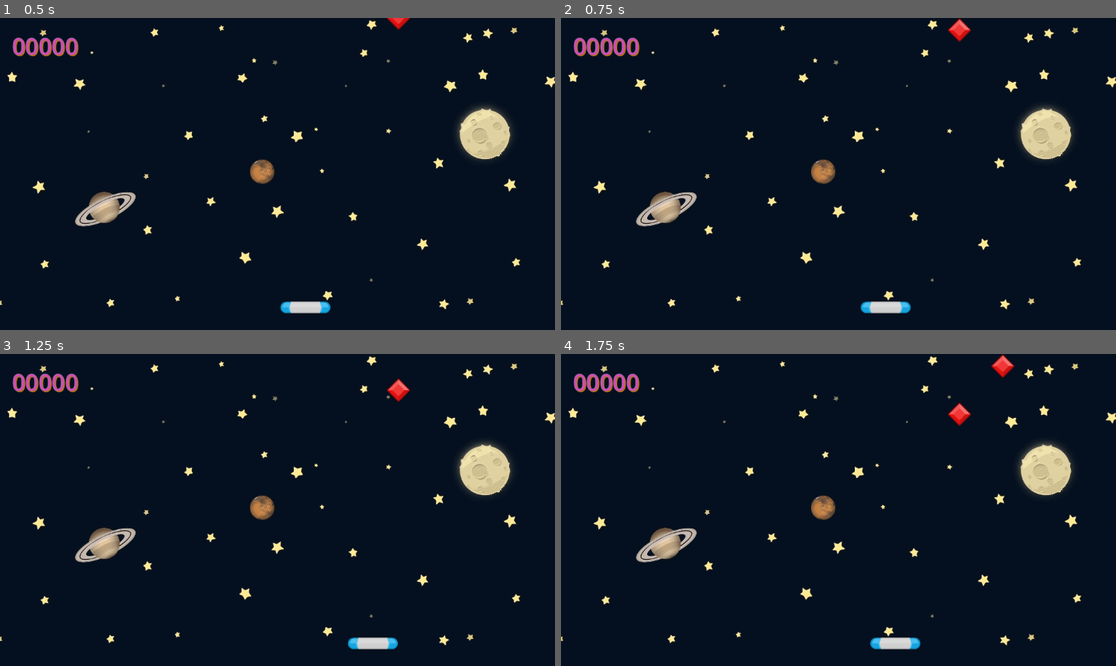
Above: before the commit, frames 1-4 (two rows, left to right).
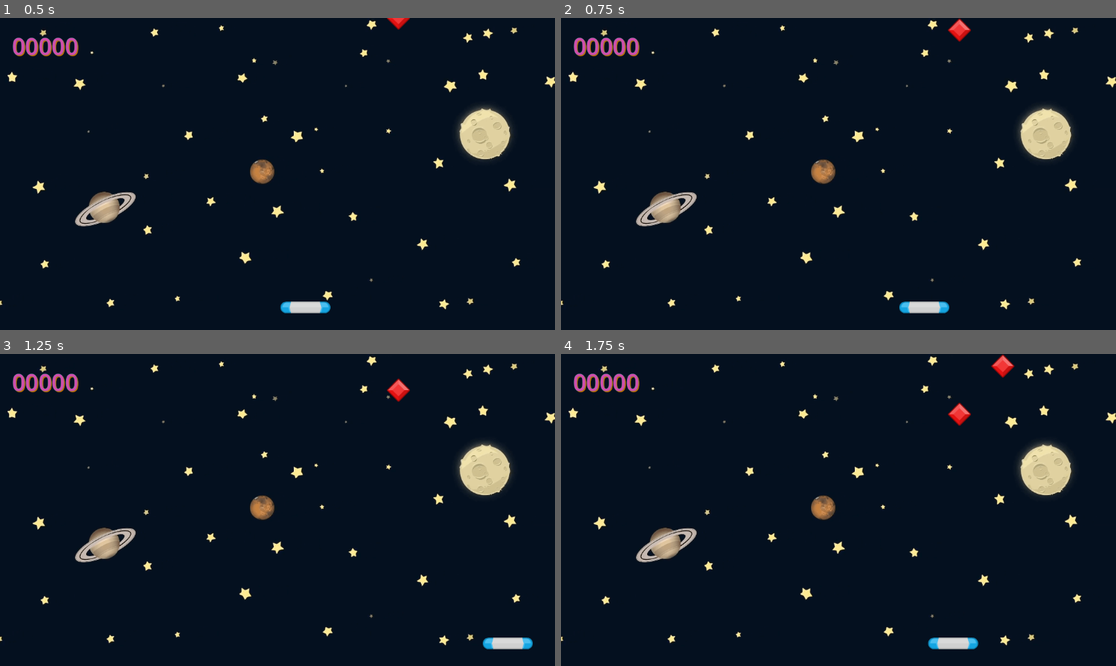
Above: after the commit, the same moments.

Repository: Babrakov/gem-catcher
Game: Godot game, scene res://scenes/game.tscn
The game is run twice, just before and just after one commit, with the same random seed, the same clock (stepped at 60 frames per second) and the same inputs.
Inputs:
- Up to frame 1 (0.5 s): no input
- Up to frame 2 (0.75 s): tap Enter at 0.5 s; hold Right (right) from 0.53 s (still down)
- Up to frame 3 (1.25 s): keep holding Right (right)
- Up to frame 4 (1.75 s): release Right (right) at 1.28 s; hold Left (left) from 1.28 s (still down)

Frame 1 is identical in both runs. In frame 2, 0.6% of the frame differs, in the area x 53-70%, y 90-95%; in frame 3, 0.7%; in frame 4, 0.7%, in the area x 55-76%, y 90-95%.

Commit message:
Game Over

Diff:
--- a/scenes/game.gd
+++ b/scenes/game.gd
@@ -2,6 +2,8 @@
 
 @export var gem_scene: PackedScene
 @onready var label: Label = $Label
+@onready var timer: Timer = $Timer
+@onready var game_over_label: Label = $GameOverLabel
 
 var _score: int = 0
 
@@ -23,8 +25,15 @@
 	new_scene.position = Vector2(xpos,-50)
 	add_child(new_scene)
 
+func stop_all() -> void:
+	timer.stop()
+	for child in get_children():
+		child.set_process(false)
+	game_over_label.text = "Game Over"
+	game_over_label.visible = true
+
 func game_over() -> void:
-	print("Game Over")
+	stop_all()
 
 func _on_timer_timeout() -> void:
 	spawn_gem()
--- a/scenes/game.tscn
+++ b/scenes/game.tscn
@@ -16,11 +16,13 @@
 
 [node name="Paddle" parent="." instance=ExtResource("2_66y45")]
 position = Vector2(634, 601)
+speed = 600.0
 
 [node name="Timer" type="Timer" parent="."]
 autostart = true
 
 [node name="Label" type="Label" parent="."]
+z_index = 10
 offset_left = 25.0
 offset_top = 25.0
 offset_right = 162.0
@@ -34,5 +36,15 @@
 theme_override_font_sizes/font_size = 48
 text = "00000"
 
+[node name="GameOverLabel" type="Label" parent="."]
+visible = false
+z_index = 10
+offset_left = 384.0
+offset_top = 224.0
+offset_right = 893.0
+offset_bottom = 361.0
+theme_override_font_sizes/font_size = 100
+text = "Гаме овэр"
+
 [connection signal="area_entered" from="Paddle" to="." method="_on_paddle_area_entered"]
 [connection signal="timeout" from="Timer" to="." method="_on_timer_timeout"]
